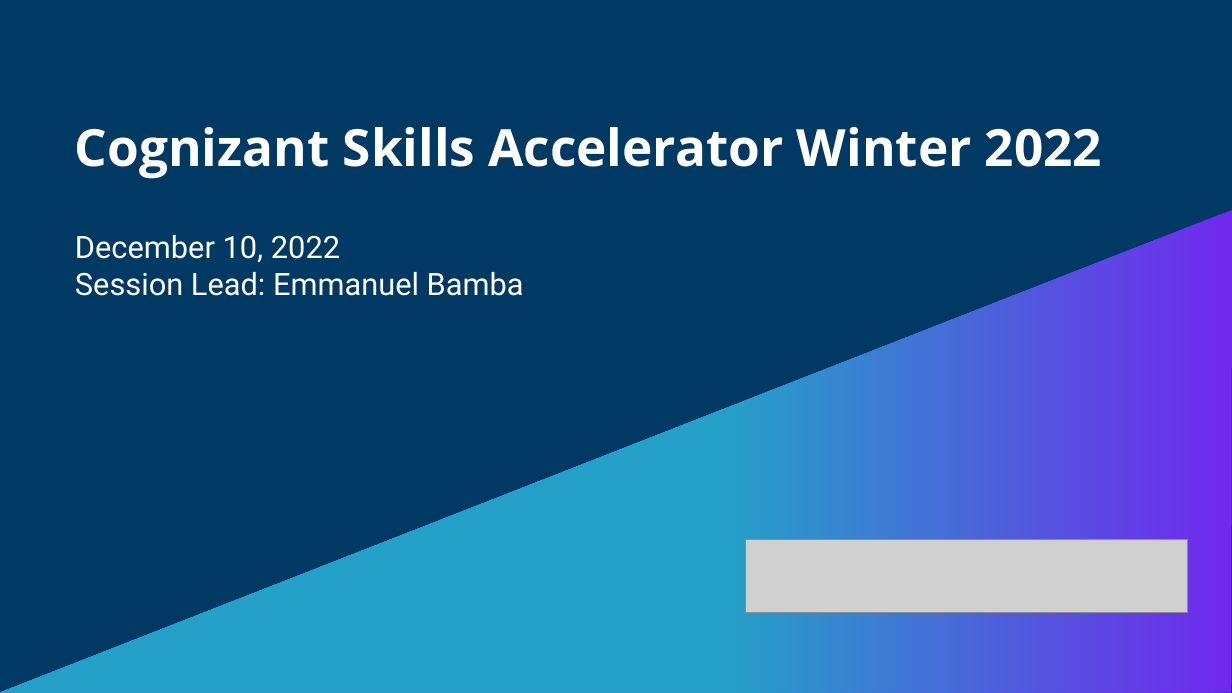
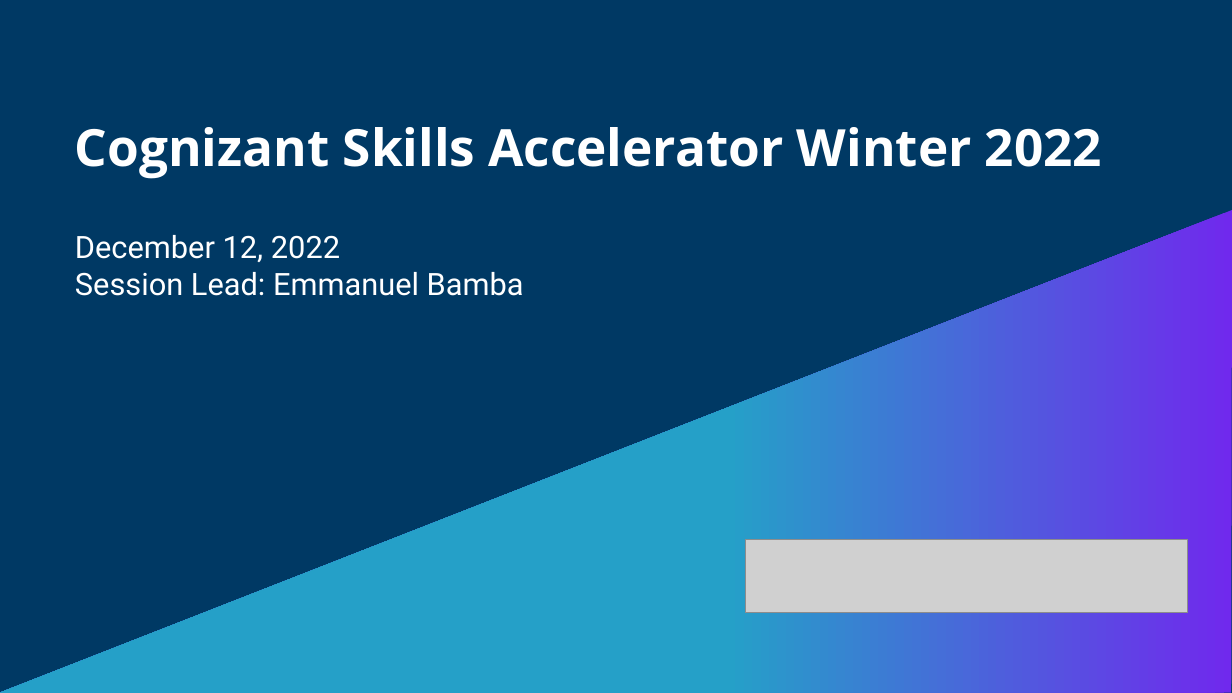
Before and after one commit to ebitsdev/udacity-session-lead-resources, a slide deck: slide 1 of week_7/session_slides_wk8.pptx. Drawn at 1232x693 pixels with LibreOffice and Linux fonts; fonts in the diff are those of the drawing; grey boxes stand for pictures. Boxes give left, top, right and bottom in pixels: in the first picture for what was removed or moved away, otherwise in the second. Text is boxed around its words. In the diff, an @@ line names an element or a change of style, - is before the commit and + after.

```diff
--- a/week_7/session_slides_wk8.pptx
+++ b/week_7/session_slides_wk8.pptx
@@ text at box(75, 235, 340, 262): text changed @@
-December 10, 2022
+December 12, 2022
```
Also in this commit, not shown: 1 other slide changed, 2 other files.
